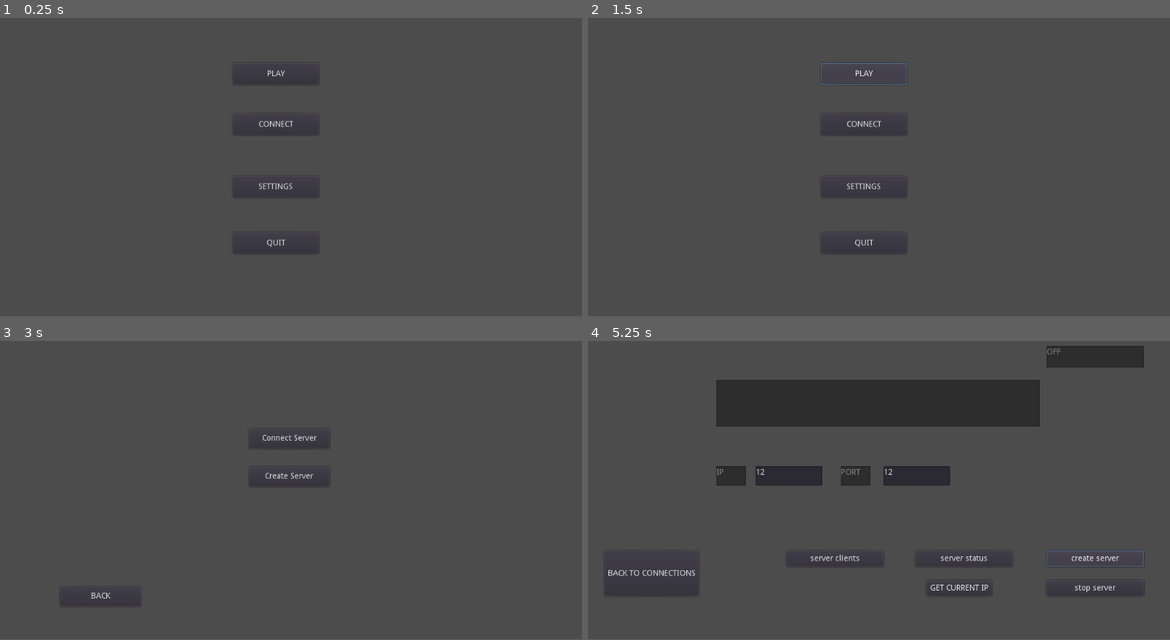
Above: before the commit, frames 1-4 (two rows, left to right).
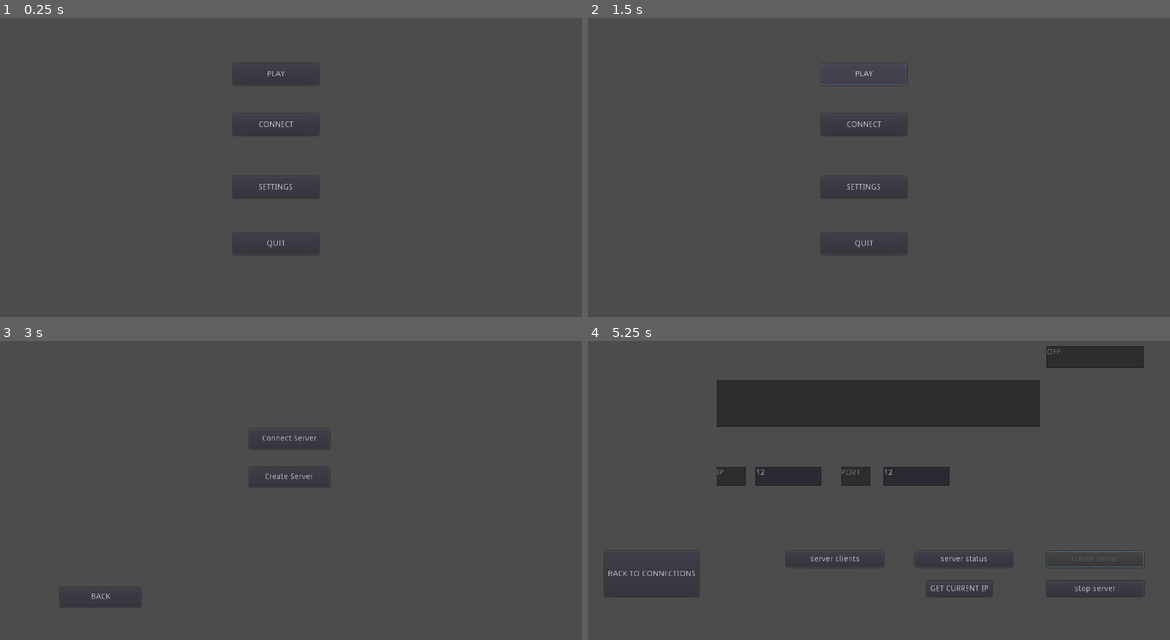
Above: after the commit, the same moments.

Repository: Dev-RoMa/GNetworkTestP2P
Game: Godot game, scene res://accesorios/menu/main_menu/main_menu.tscn
Two runs of this game, one before a commit and one after it. Both use one fixed random seed, a clock stepped at 60 frames per second and the inputs below. The project has no main scene, so this scene is started directly.
Inputs (mouse positions are in pixels of both pictures, inside the frame that each line leads up to):
- Up to frame 1 (0.25 s): no input
- Up to frame 2 (1.5 s): click "PLAY" at 0.5 s; click "PLAY" at 1.25 s
- Up to frame 3 (3 s): click "PLAY" at 2 s; click "CONNECT" at 2.75 s
- Up to frame 4 (5.25 s): click "Create Server" at 3.5 s; click (791, 475) at 4.27 s; type "12" at 4.35 s; click (913, 475) at 4.5 s; type "12" at 4.58 s; click (1094, 559) at 5 s, where only the run before the commit has a clickable "create server"
In our replay, the window is 800x468 before the commit and 800x469 after it. These sizes can differ from the game's own. Grey fills any space a smaller window leaves; there, only what the larger window draws over its background counts as a difference.

The runs differ from the first frame. In frame 1, 0.2% of the frame differs, in the area x 40-55%, y 15-77%; in frame 2, 0.2%; in frame 3, 0.2%; in frame 4, 1.0%, in the area x 3-96%, y 2-85%.

Commit message:
Add files via upload

Diff:
--- a/accesorios/menu/create_server/create_server.gd
+++ b/accesorios/menu/create_server/create_server.gd
@@ -2,6 +2,11 @@
 
 
 # Declare member variables here. Examples:
+##Timer
+var timer
+##server
+var server
+
 ##BUTTONS
 #start the server
 var button_server_connect
@@ -24,10 +29,14 @@
 #this can be edited for the user, it will show the current IP adress and PORT
 var edit_area_ip
 var edit_area_port
+var port
 
 
 # Called when the node enters the scene tree for the first time.
 func _ready():
+	#timer
+	timer = get_node("Timer")
+	#ui elements; INNIT
 	button_server_connect = get_node("button_server_connect")
 	button_server_status = get_node("button_server_status")
 	button_server_clients = get_node("button_server_clients")
@@ -37,18 +46,30 @@
 	edit_area_ip = get_node("edit_area_ip")
 	edit_area_port = get_node("edit_area_port")
 
+	#Innit the app
+	timer.start()
+	button_server_connect.disabled = true
+
+	##networking stuff
+	server = NetworkedMultiplayerENet.new()
+
 # Called every frame. 'delta' is the elapsed time since the previous frame.
 #func _process(delta):
 #	pass
 
 
 func _on_button_back_pressed():
+	server.close_connection()
 	get_tree().change_scene("res://accesorios/menu/connect/connect.tscn")
 
 
 func _on_button_server_connect_pressed():
-	pass # Replace with function body.
-
+	port = edit_area_port.text
+	port = int(port)
+	print(port) ##THIS TO DEBUG
+	start_server()
+	#print(edit_area_port)
+	#print(edit_area_port.text)
 
 func _on_button_server_status_pressed():
 	pass # Replace with function body.
@@ -59,8 +80,33 @@
 
 
 func _on_button_server_stop_pressed():
-	pass # Replace with function body.
+	stop_server()
 
 
 func _on_button_current_ip_pressed():
 	pass # Replace with function body.
+
+##use this to start the server up
+##use this to start the server up
+func start_server():
+	var result = server.create_server(port)
+
+	if result == OK:
+		print("Server started on port", port)
+		# Additional setup or logic can go here
+	elif result == ERR_ALREADY_IN_USE:
+		print("Error: Server already in use. Close existing connection first.")
+	elif result == ERR_CANT_CREATE:
+		print("Error: Unable to create the server")
+	else:
+		print("Unknown error:", result)
+
+
+func stop_server():
+	server.close_connection()
+	print("Server stopped")
+
+
+func _on_Timer_timeout():
+	text_area_server_status.text ="Server status : OFF"
+	button_server_connect.disabled = false
--- a/accesorios/menu/create_server/create_server.tscn
+++ b/accesorios/menu/create_server/create_server.tscn
@@ -96,9 +96,15 @@
 margin_right = 635.0
 margin_bottom = 327.0
 
+[node name="Timer" type="Timer" parent="."]
+process_mode = 0
+wait_time = 5.0
+one_shot = true
+
 [connection signal="pressed" from="button_server_connect" to="." method="_on_button_server_connect_pressed"]
 [connection signal="pressed" from="button_server_status" to="." method="_on_button_server_status_pressed"]
 [connection signal="pressed" from="button_server_clients" to="." method="_on_button_server_clients_pressed"]
 [connection signal="pressed" from="button_server_stop" to="." method="_on_button_server_stop_pressed"]
 [connection signal="pressed" from="button_current_ip" to="." method="_on_button_current_ip_pressed"]
 [connection signal="pressed" from="button_back" to="." method="_on_button_back_pressed"]
+[connection signal="timeout" from="Timer" to="." method="_on_Timer_timeout"]
--- a/project.godot
+++ b/project.godot
@@ -13,6 +13,10 @@
 config/name="SubAqua"
 config/icon="res://icon.png"
 
+[display]
+
+window/stretch/mode="2d"
+
 [gui]
 
 common/drop_mouse_on_gui_input_disabled=true
